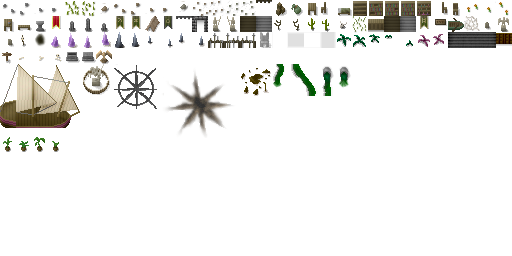
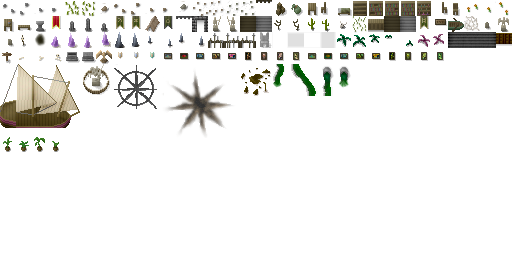
The second 512 x 256 image is a revision of the first. Changes to its layers:
painted on "shade" over (x1=118, y1=52, x2=444, y2=61)
